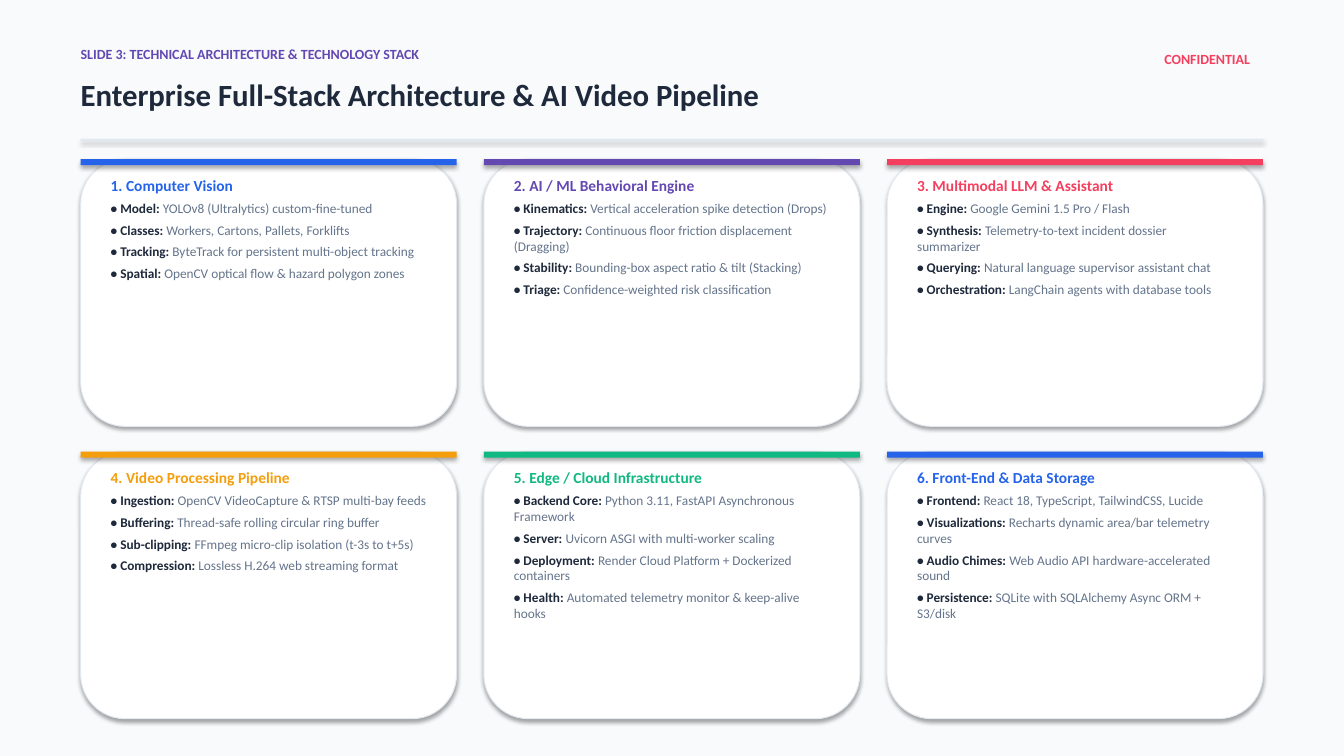
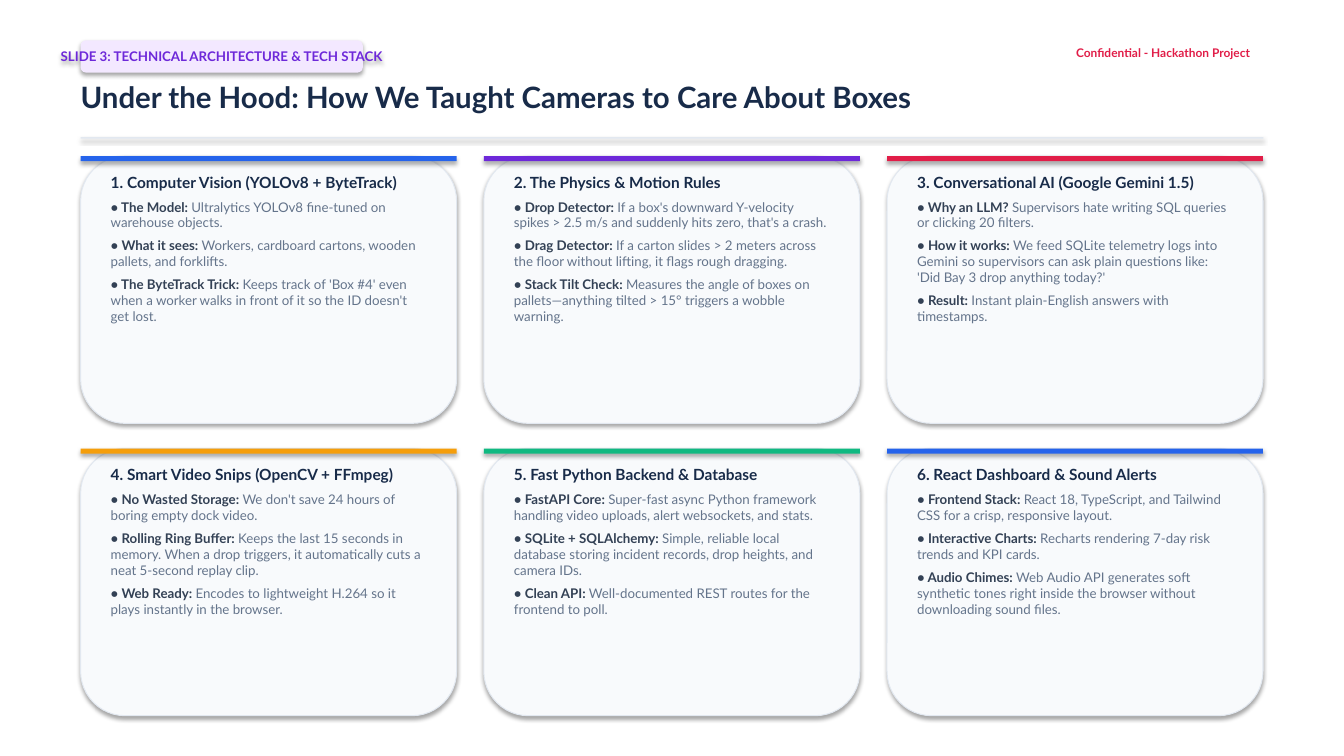
Before and after one commit to Aastha008/Smart-Warehouse-System, a slide deck: slide 3 of DockGuard_AI_Presentation_Deck.pptx. Drawn at 1344x756 pixels with LibreOffice and Linux fonts; fonts in the diff are those of the drawing. Boxes give left, top, right and bottom in pixels: in the first picture for what was removed or moved away, otherwise in the second. Text is boxed around its words. In the diff, an @@ line names an element or a change of style, - is before the commit and + after.

Commit message:
Revamp presentation deck: creative, fun, human-sounding student pitch

```diff
--- a/DockGuard_AI_Presentation_Deck.pptx
+++ b/DockGuard_AI_Presentation_Deck.pptx
@@ rectangle at (0,0,1344,756): fill #F8FAFC to #FFFFFF @@
@@ text in rounded rectangle at (61,51,382,64): text changed; size 10 to 9.5 pt; font Calibri to Lato; text colour #6348B1 to #6D28D9 @@
-SLIDE 3: TECHNICAL ARCHITECTURE & TECHNOLOGY STACK
+SLIDE 3: TECHNICAL ARCHITECTURE & TECH STACK
@@ rounded rectangle "SLIDE 3: TECHNICAL ARCHITECTURE & ...": place and size @@
-rounded rectangle "SLIDE 3: TECHNICAL ARCHITECTURE & ..." at (81,50,419,59)
+rounded rectangle "SLIDE 3: TECHNICAL ARCHITECTURE & ..." at (81,40,363,73)
@@ rounded rectangle "SLIDE 3: TECHNICAL ARCHITECTURE & ..." at (81,40,363,73): vertical alignment top to middle; fill none to #F3E8FF; shadow on @@
@@ text at (1076,48,1250,59): text changed; size 10 to 8.5 pt; font Calibri to Lato; text colour #F43F5E to #E11D48 @@
-CONFIDENTIAL
+Confidential - Hackathon Project
@@ text at (81,86,911,113): text changed; size 22 to 21 pt; font Calibri to Lato; text colour #1E293B to #182B49 @@
-Enterprise Full-Stack Architecture & AI Video Pipeline
+Under the Hood: How We Taught Cameras to Care About Boxes
@@ text at (111,176,415,324): text changed; font Calibri to Lato @@
-1. Computer Vision
-• Model: YOLOv8 (Ultralytics) custom-fine-tuned
-• Classes: Workers, Cartons, Pallets, Forklifts
-• Tracking: ByteTrack for persistent multi-object tracking
-• Spatial: OpenCV optical flow & hazard polygon zones
+1. Computer Vision (YOLOv8 + ByteTrack)
+• The Model: Ultralytics YOLOv8 fine-tuned on warehouse objects.
+• What it sees: Workers, cardboard cartons, wooden pallets, and forklifts.
+• The ByteTrack Trick: Keeps track of 'Box #4' even when a worker walks in front of it so the ID doesn't get lost.
@@ rectangle at (484,156,860,161): fill #6348B1 to #6D28D9 @@
@@ text at (514,176,827,324): text changed; font Calibri to Lato @@
-2. AI / ML Behavioral Engine
-• Kinematics: Vertical acceleration spike detection (Drops)
-• Trajectory: Continuous floor friction displacement (Dragging)
-• Stability: Bounding-box aspect ratio & tilt (Stacking)
-• Triage: Confidence-weighted risk classification
+2. The Physics & Motion Rules
+• Drop Detector: If a box's downward Y-velocity spikes > 2.5 m/s and suddenly hits zero, that's a crash.
+• Drag Detector: If a carton slides > 2 meters across the floor without lifting, it flags rough dragging.
+• Stack Tilt Check: Measures the angle of boxes on pallets—anything tilted > 15° triggers a wobble warning.
@@ 6 rectangles: place and size @@
-6 rectangles at (81,159,1263,458)
+6 rectangles at (81,156,1263,454)
@@ rectangle at (887,156,1263,161): fill #F43F5E to #E11D48 @@
@@ text at (917,176,1227,324): text changed; font Calibri to Lato @@
-3. Multimodal LLM & Assistant
-• Engine: Google Gemini 1.5 Pro / Flash
-• Synthesis: Telemetry-to-text incident dossier summarizer
-• Querying: Natural language supervisor assistant chat
-• Orchestration: LangChain agents with database tools
+3. Conversational AI (Google Gemini 1.5)
+• Why an LLM? Supervisors hate writing SQL queries or clicking 20 filters.
+• How it works: We feed SQLite telemetry logs into Gemini so supervisors can ask plain questions like: 'Did Bay 3 drop anything today?'
+• Result: Instant plain-English answers with timestamps.
@@ fill #FFFFFF to #F8FAFC in 6 elements at (81,156,457,423), (484,156,860,423), (887,156,1263,423), (81,449,457,716), (887,449,1263,716), (484,449,860,716) @@
@@ text at (111,468,421,617): text changed; font Calibri to Lato @@
-4. Video Processing Pipeline
-• Ingestion: OpenCV VideoCapture & RTSP multi-bay feeds
-• Buffering: Thread-safe rolling circular ring buffer
-• Sub-clipping: FFmpeg micro-clip isolation (t-3s to t+5s)
-• Compression: Lossless H.264 web streaming format
+4. Smart Video Snips (OpenCV + FFmpeg)
+• No Wasted Storage: We don't save 24 hours of boring empty dock video.
+• Rolling Ring Buffer: Keeps the last 15 seconds in memory. When a drop triggers, it automatically cuts a neat 5-second replay clip.
+• Web Ready: Encodes to lightweight H.264 so it plays instantly in the browser.
@@ text at (514,468,816,616): text changed; font Calibri to Lato @@
-5. Edge / Cloud Infrastructure
-• Backend Core: Python 3.11, FastAPI Asynchronous Framework
-• Server: Uvicorn ASGI with multi-worker scaling
-• Deployment: Render Cloud Platform + Dockerized containers
-• Health: Automated telemetry monitor & keep-alive hooks
+5. Fast Python Backend & Database
+• FastAPI Core: Super-fast async Python framework handling video uploads, alert websockets, and stats.
+• SQLite + SQLAlchemy: Simple, reliable local database storing incident records, drop heights, and camera IDs.
+• Clean API: Well-documented REST routes for the frontend to poll.
@@ text at (917,468,1221,617): text changed; font Calibri to Lato @@
-6. Front-End & Data Storage
-• Frontend: React 18, TypeScript, TailwindCSS, Lucide
-• Visualizations: Recharts dynamic area/bar telemetry curves
-• Audio Chimes: Web Audio API hardware-accelerated sound
-• Persistence: SQLite with SQLAlchemy Async ORM + S3/disk
+6. React Dashboard & Sound Alerts
+• Frontend Stack: React 18, TypeScript, and Tailwind CSS for a crisp, responsive layout.
+• Interactive Charts: Recharts rendering 7-day risk trends and KPI cards.
+• Audio Chimes: Web Audio API generates soft synthetic tones right inside the browser without downloading sound files.
```
Also in this commit, not shown: 5 slides added, 5 slides removed, 2 other files.
